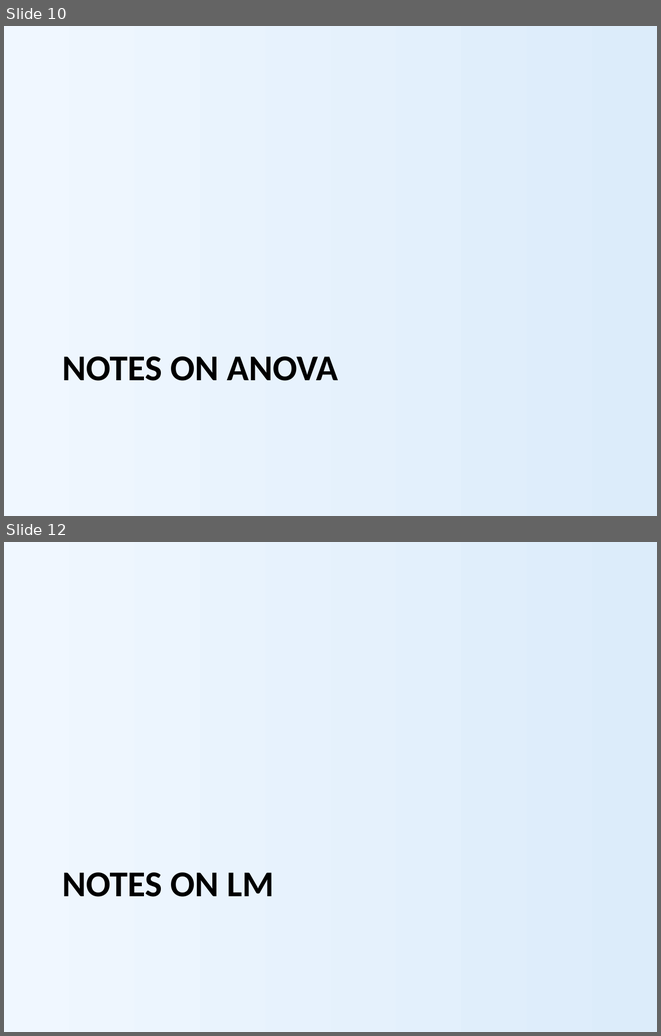
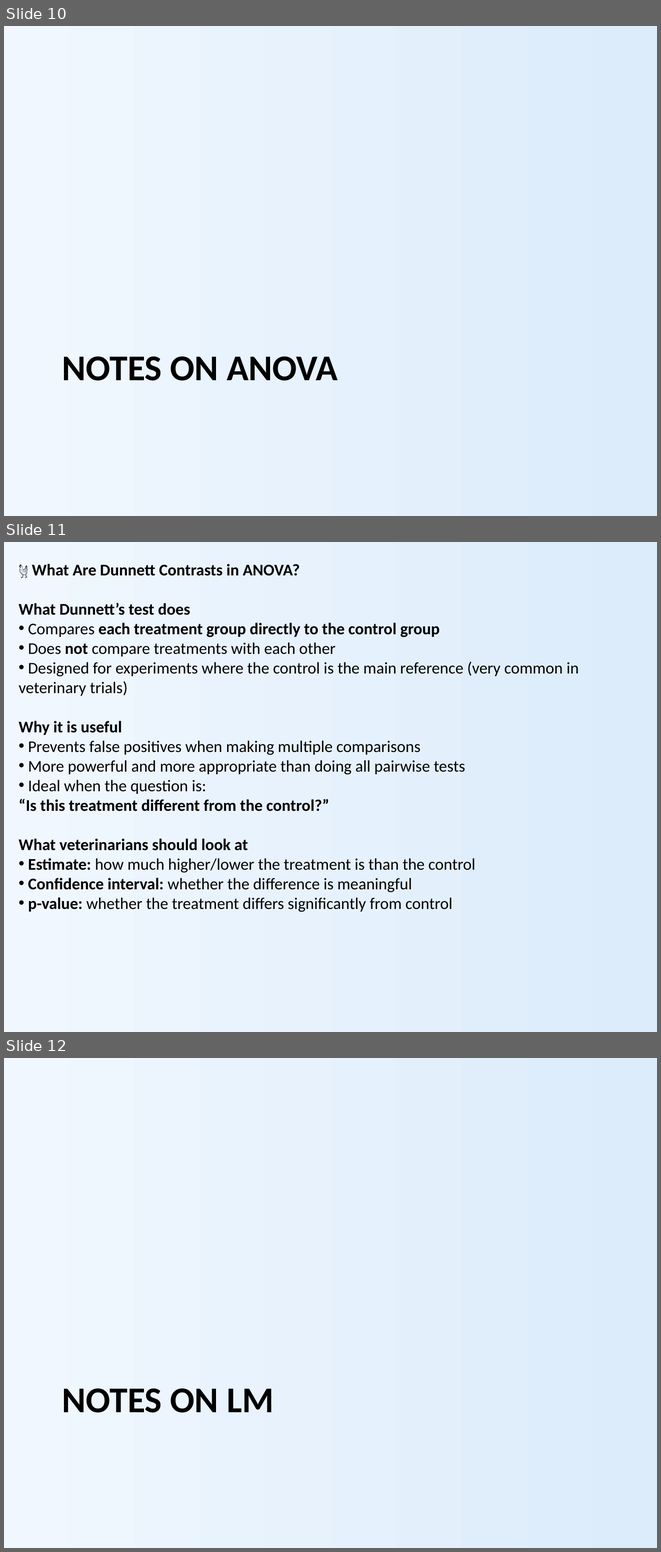
Before and after one commit to nicola-palmieri/TableAnalyzer, a slide deck: presentations/Table_Analyzer_Overview.pptx. Shown one above the other, each under a label of ours: slides 10 and 12 before the commit, slides 10, 11 and 12 after it; the slides between them are not shown. The pictures are 661x1036 and 661x1552 pixels, drawn with LibreOffice and Linux fonts; fonts in the diff are those of the drawing. Boxes give left, top, right and bottom in pixels: in the first picture for what was removed or moved away, otherwise in the second. Text is boxed around its words. In the diff, an @@ line names an element or a change of style, - is before the commit and + after.

```diff
--- a/presentations/Table_Analyzer_Overview.pptx
+++ b/presentations/Table_Analyzer_Overview.pptx
@@ slide 11 added at bbox=[4, 542, 657, 1032], background gradient #F0F7FF to #DCECFA @@
@@ text added at bbox=[19, 564, 579, 912], 18 pt, text #000000 @@
+🐔 What Are Dunnett Contrasts in ANOVA?
+What Dunnett’s test does
+• Compares each treatment group directly to the control group
+• Does not compare treatments with each other
+• Designed for experiments where the control is the main reference (very common in veterinary trials)
+Why it is useful
+• Prevents false positives when making multiple comparisons
+• More powerful and more appropriate than doing all pairwise tests
+• Ideal when the question is:
+  “Is this treatment different from the control?”
+What veterinarians should look at
+• Estimate: how much higher/lower the treatment is than the control
+• Confidence interval: whether the difference is meaningful
+• p-value: whether the treatment differs significantly from control
```
Also in this commit, not shown: 1 slide removed, 4 other files.
